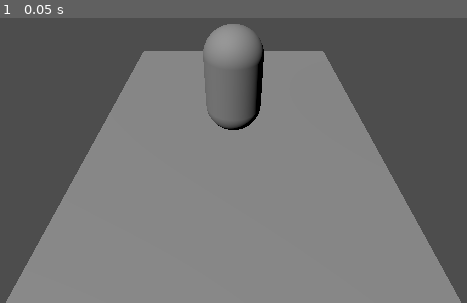
Above: before the commit, frame 1.
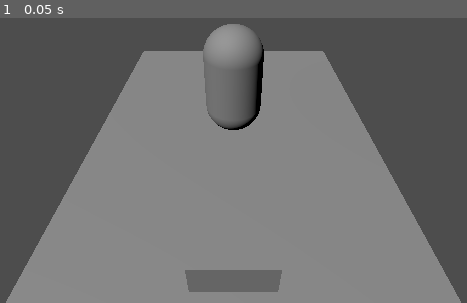
Above: after the commit, the same moment.

Repository: DoerRi/MOBA
Game: Godot game, scene res://game.tscn
Same seed, same stepped clock (60 frames per second), same inputs: the game is played once before the commit and once after it. The project has no main scene, so this scene is started directly.
Inputs:
- Up to frame 1 (0.05 s): no input

The runs differ from the first frame. In frame 1, 1.5% of the frame differs, in the area x 39-61%, y 88-97%.

Commit message:
first ray cast for seting path

Diff:
--- a/Nodes/Character/Base/charakter.gd
+++ b/Nodes/Character/Base/charakter.gd
@@ -24,6 +24,29 @@
 func _process(delta: float) -> void:
 	pass
 
+var _ray_cast_result
+func _physics_process(delta: float) -> void:
+	var RAY_LENGTH = 10000
+	var space_state = get_world_3d().direct_space_state
+	var cam:Camera3D = $Camera3D
+	var mousepos = get_viewport().get_mouse_position()
+
+	var origin = cam.project_ray_origin(mousepos)
+	var end = origin + cam.project_ray_normal(mousepos) * RAY_LENGTH
+	var query = PhysicsRayQueryParameters3D.create(Vector3(1,1,1), Vector3(-1,-1,-1))
+	query.collide_with_areas = true
+	query.collide_with_bodies = true
+
+	var _ray_cast_result = space_state.intersect_ray(query)
+	print(space_state.intersect_ray(query))
+	print(_ray_cast_result)
+
+
+func _input(event: InputEvent) -> void:
+	if event.is_action_released("AddPath"):
+		#add_path(_ray_cast_result.postion)
+		pass
+
 
 
 func set_path(pos:Vector3):#DONE
@@ -31,6 +54,7 @@
 	add_path(pos)
 func add_path(pos:Vector3):#DONE
 	path.push_back(pos)
+	print(path)
 	emit_signal("changed_path",path)
 func reset_path():#DONE
 	path.clear()
--- a/game.tscn
+++ b/game.tscn
@@ -15,4 +15,7 @@
 [node name="DirectionalLight3D" type="DirectionalLight3D" parent="World"]
 transform = Transform3D(0.783075, 0.510404, -0.355361, 0, 0.571387, 0.820681, 0.621927, -0.642655, 0.447439, 0, 5.25376, 0)
 
+[node name="CSGBox3D" type="CSGBox3D" parent="World"]
+transform = Transform3D(1, 0, 0, 0, 1, 0, 0, 0, 1, 0, 0, 2.32217)
+
 [node name="Character" parent="." instance=ExtResource("1_nb36t")]
--- a/project.godot
+++ b/project.godot
@@ -13,3 +13,16 @@
 config/name="Moba"
 config/features=PackedStringArray("4.2", "Forward Plus")
 config/icon="res://icon.svg"
+
+[input]
+
+AddPath={
+"deadzone": 0.5,
+"events": [Object(InputEventMouseButton,"resource_local_to_scene":false,"resource_name":"","device":-1,"window_id":0,"alt_pressed":false,"shift_pressed":true,"ctrl_pressed":false,"meta_pressed":false,"button_mask":0,"position":Vector2(0, 0),"global_position":Vector2(0, 0),"factor":1.0,"button_index":1,"canceled":false,"pressed":false,"double_click":false,"script":null)
+]
+}
+SetPath={
+"deadzone": 0.5,
+"events": [Object(InputEventMouseButton,"resource_local_to_scene":false,"resource_name":"","device":-1,"window_id":0,"alt_pressed":false,"shift_pressed":false,"ctrl_pressed":false,"meta_pressed":false,"button_mask":0,"position":Vector2(0, 0),"global_position":Vector2(0, 0),"factor":1.0,"button_index":1,"canceled":false,"pressed":false,"double_click":false,"script":null)
+]
+}
